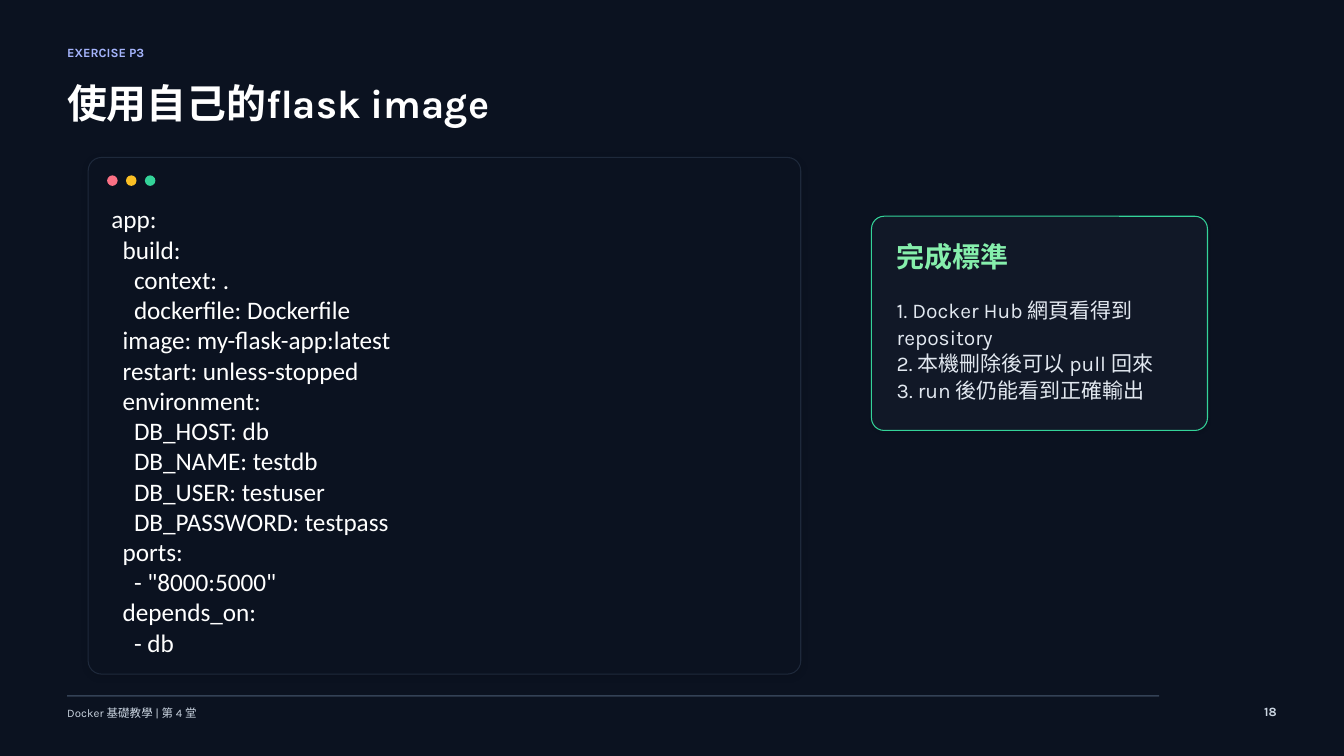
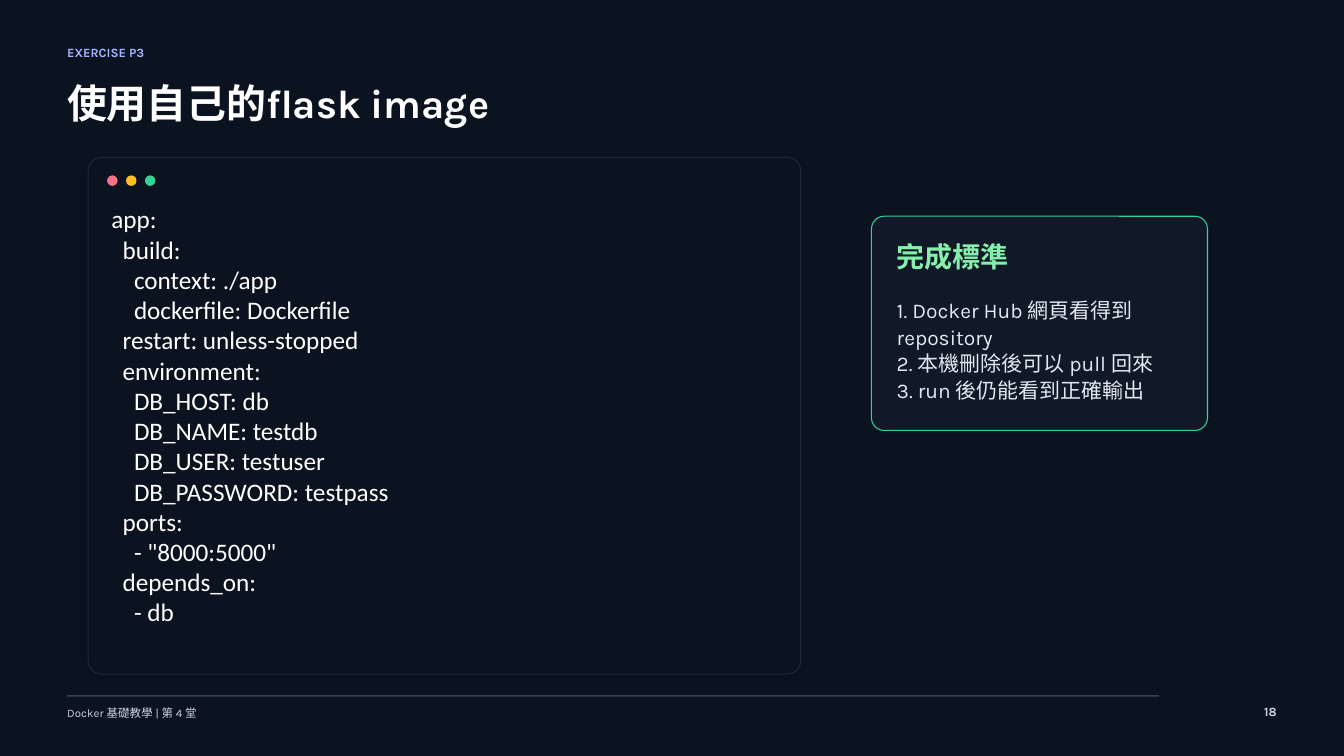
Before and after one commit to lalalalaluk/docker-practice, a slide deck: slide 18 of slides/docker-session4-custom-image-dockerhub.pptx. Drawn at 1344x756 pixels with LibreOffice and Linux fonts; fonts in the diff are those of the drawing. Boxes give left, top, right and bottom in pixels: in the first picture for what was removed or moved away, otherwise in the second. Text is boxed around its words. In the diff, an @@ line names an element or a change of style, - is before the commit and + after.

```diff
--- a/slides/docker-session4-custom-image-dockerhub.pptx
+++ b/slides/docker-session4-custom-image-dockerhub.pptx
@@ text at (x1=134, y1=271, x2=277, y2=293): text changed @@
-context: .
+context: ./app
@@ text at (x1=123, y1=331, x2=390, y2=354): paragraph removed @@
-image: my-flask-app:latest
```
Also in this commit, not shown: 2 other slides changed, 1 slide added, 2 other files.
